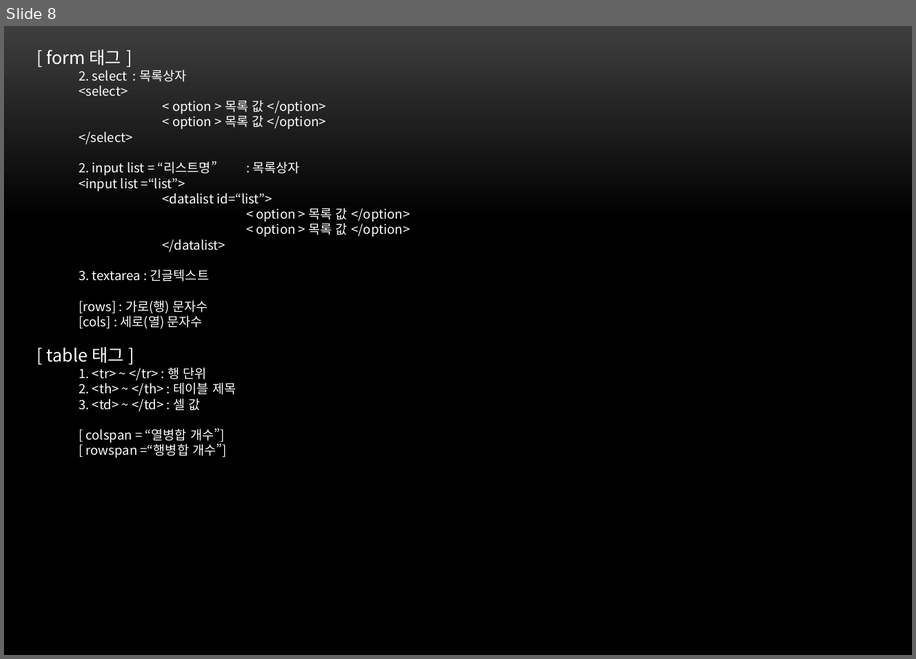
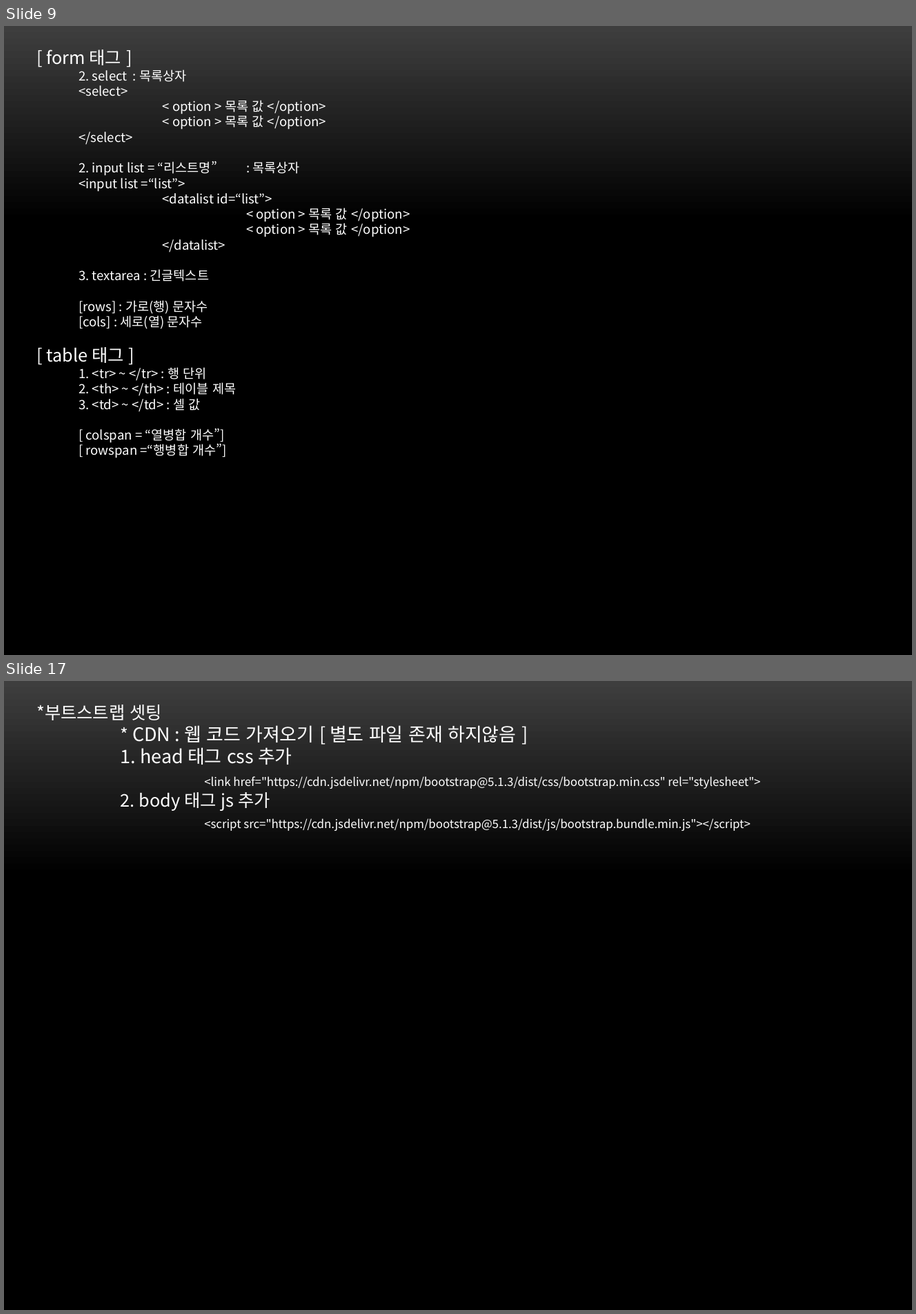
Before and after one commit to itdanja/web_ezen_1, a slide deck: front/src/main/webapp/web.pptx. Shown one above the other, each under a label of ours: slide 8 before the commit, slides 9 and 17 after it; the slides between them are not shown. The pictures are 916x659 and 916x1314 pixels, drawn with LibreOffice and Linux fonts; fonts in the diff are those of the drawing; background and template pictures are left out. Boxes give left, top, right and bottom in pixels: in the first picture for what was removed or moved away, otherwise in the second. Text is boxed around its words. In the diff, an @@ line names an element or a change of style, - is before the commit and + after.

```diff
--- a/front/src/main/webapp/web.pptx
+++ b/front/src/main/webapp/web.pptx
@@ slide 17 added at bbox=[4, 681, 912, 1310], background picture (left out) @@
@@ text added at bbox=[36, 704, 760, 831], 10 pt, text #FFFFFF @@
+*부트스트랩 셋팅
+* CDN : 웹 코드 가져오기 [ 별도 파일 존재 하지않음 ]
+1. head 태그 css 추가
+<link href="https://cdn.jsdelivr.net/npm/bootstrap@5.1.3/dist/css/bootstrap.min.css" rel="stylesheet">
+2. body 태그 js 추가
+<script src="https://cdn.jsdelivr.net/npm/bootstrap@5.1.3/dist/js/bootstrap.bundle.min.js"></script>
@@ what was slide 8 is now slide 9 @@
```
Also in this commit, not shown: 3 slides changed, 7 other slides added, 1 other file.
